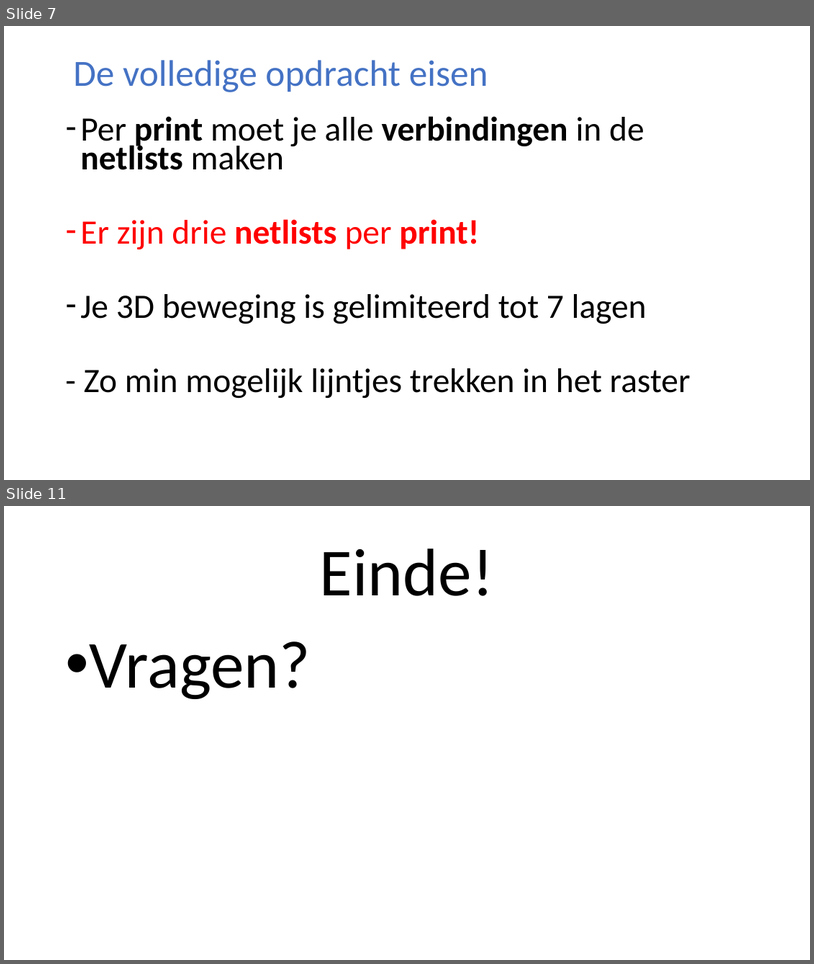
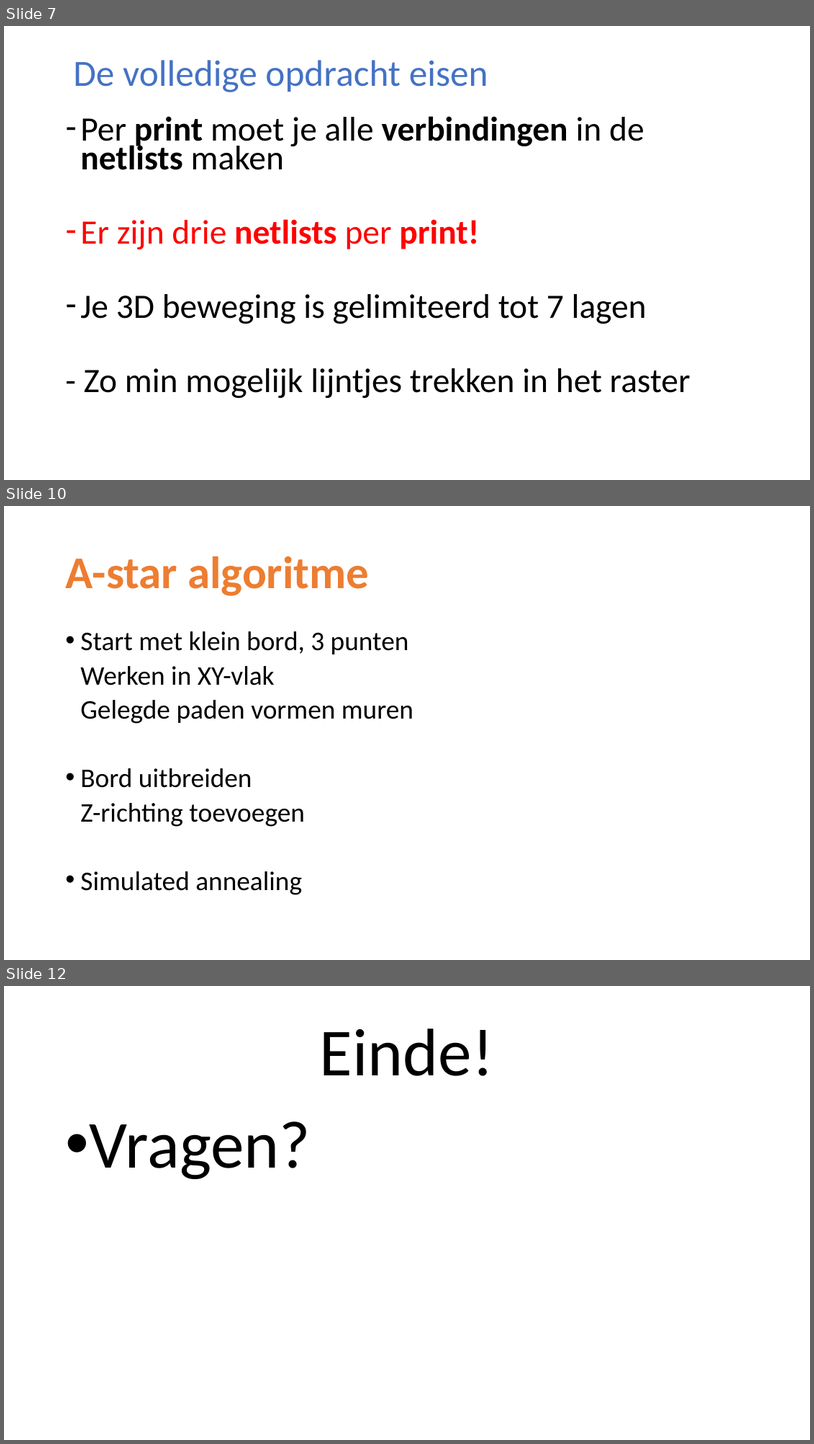
Before and after one commit to GuidoVisser/Chipmunks-2.0, a slide deck: Chipmunks 2.0 presentatie.pptx. Shown one above the other, each under a label of ours: slides 7 and 11 before the commit, slides 7, 10 and 12 after it; the slides between them are not shown. The pictures are 814x964 and 814x1444 pixels, drawn with LibreOffice and Linux fonts; fonts in the diff are those of the drawing. Boxes give left, top, right and bottom in pixels: in the first picture for what was removed or moved away, otherwise in the second. Text is boxed around its words. In the diff, an @@ line names an element or a change of style, - is before the commit and + after.

```diff
--- a/Chipmunks 2.0 presentatie.pptx
+++ b/Chipmunks 2.0 presentatie.pptx
@@ slide 10 added at [4, 506, 810, 960], background #FFFFFF @@
@@ title added at [65, 556, 369, 596], 54 pt, text #ED7D31, bold @@
+A-star algoritme
@@ text added at [80, 631, 414, 895], 32 pt, text #000000 @@
+• Start met klein bord, 3 punten
+Werken in XY-vlak
+Gelegde paden vormen muren
+• Bord uitbreiden
+Z-richting toevoegen
+• Simulated annealing
@@ what was slide 11 is now slide 12 @@
```
Also in this commit, not shown: 3 other slides added, 3 slides removed, 2 other files.
